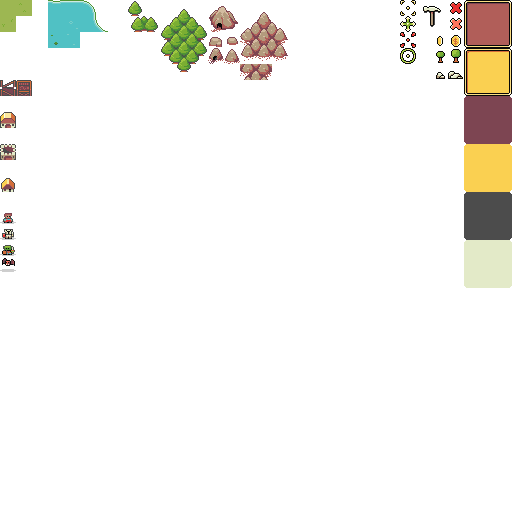
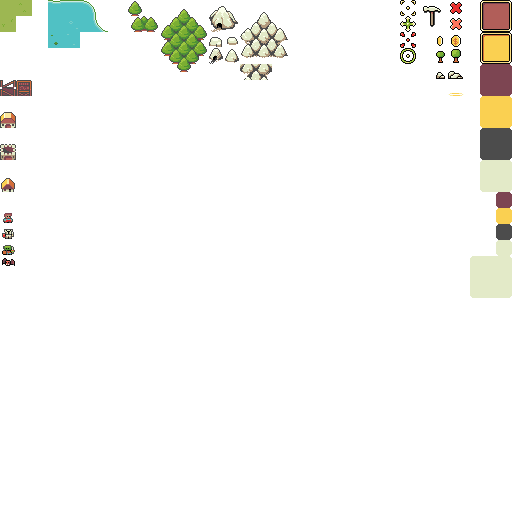
Revision of a layered 512 × 512 image; what changed, layer by layer:
added layer "unit selected marker" in group "tiles" over [448, 93, 464, 96]
hid "shadow" over [0, 221, 16, 272]
added layer "stones" (1st of 2, in "tiles") in group "tiles" over [209, 6, 288, 80]
removed layer "9 patches" from group "UI" over [464, 0, 512, 288]
added layer "Rick's revised 9 patches" in group "UI" over [470, 0, 512, 298]
renamed "mine" to "stones", hid it, moved it into group "old tiles", painted on it over [208, 6, 288, 80]
